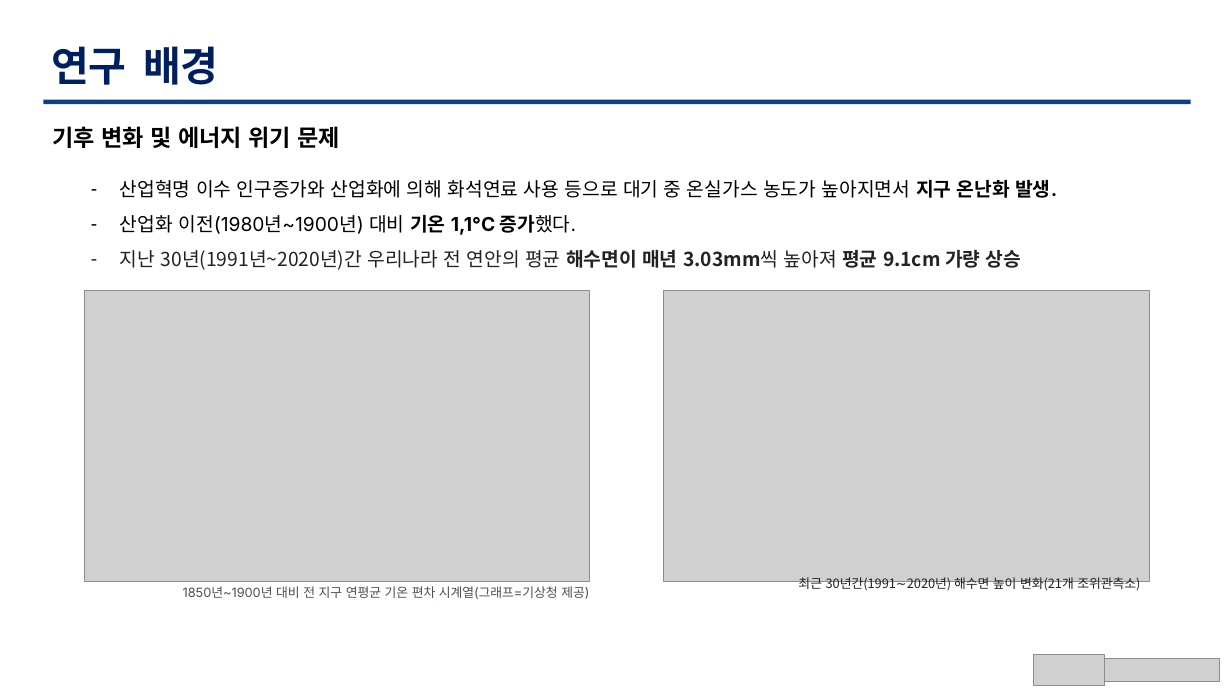
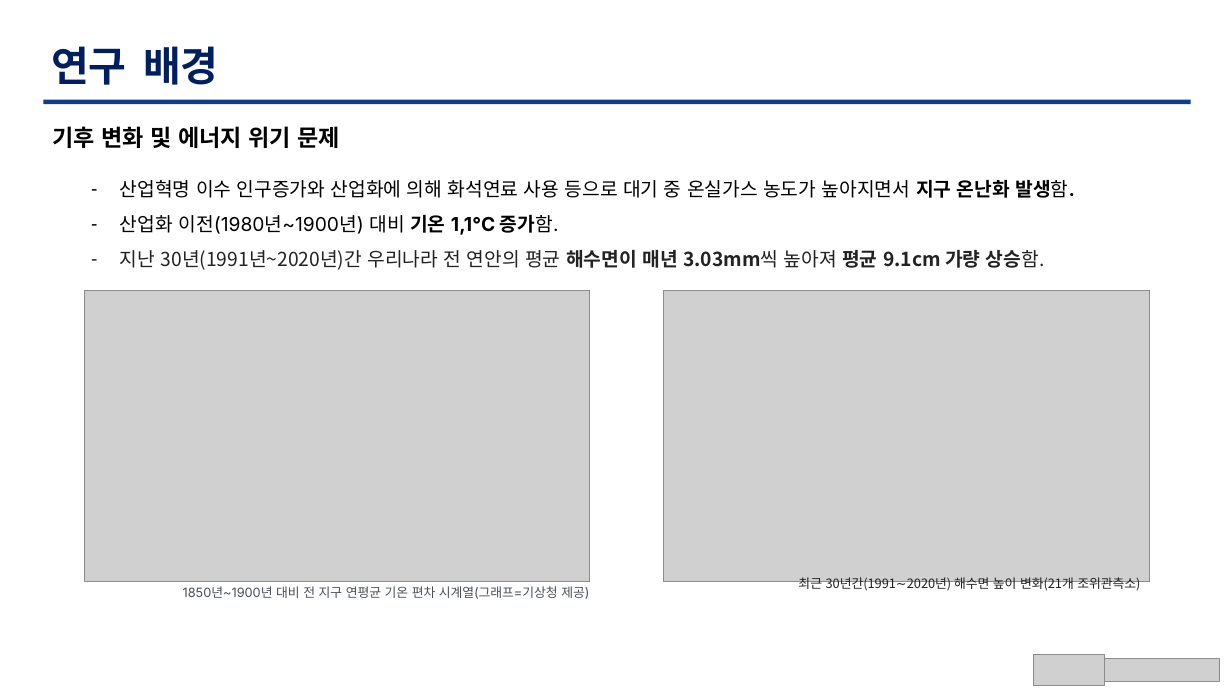
Before and after one commit to TaegyuHan/Solar_radiation_prediction_model, a slide deck: slide 3 of KICS_PT/[KICS] 동향 poster.pptx. Drawn at 1232x693 pixels with LibreOffice and Linux fonts; fonts in the diff are those of the drawing; grey boxes stand for pictures. Boxes give left, top, right and bottom in pixels: in the first picture for what was removed or moved away, otherwise in the second. Text is boxed around its words. In the diff, an @@ line names an element or a change of style, - is before the commit and + after.

```diff
--- a/KICS_PT/[KICS] 동향 poster.pptx
+++ b/KICS_PT/[KICS] 동향 poster.pptx
@@ text at bbox=[120, 180, 1075, 270]: text changed @@
-– 산업혁명 이수 인구증가와 산업화에 의해 화석연료 사용 등으로 대기 중 온실가스 농도가 높아지면서 지구 온난화 발생.
-– 산업화 이전(1980년~1900년) 대비 기온 1,1°C 증가했다.
-– 지난 30년(1991년~2020년)간 우리나라 전 연안의 평균 해수면이 매년 3.03mm씩 높아져 평균 9.1cm 가량 상승
+– 산업혁명 이수 인구증가와 산업화에 의해 화석연료 사용 등으로 대기 중 온실가스 농도가 높아지면서 지구 온난화 발생함.
+– 산업화 이전(1980년~1900년) 대비 기온 1,1°C 증가함.
+– 지난 30년(1991년~2020년)간 우리나라 전 연안의 평균 해수면이 매년 3.03mm씩 높아져 평균 9.1cm 가량 상승함.
```
Also in this commit, not shown: 11 other slides changed, 1 slide removed.
